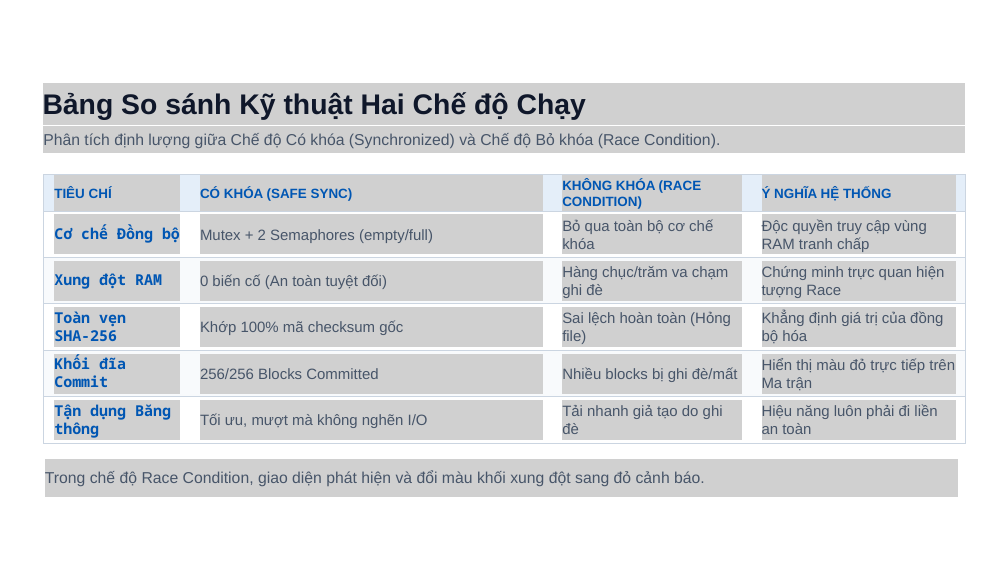
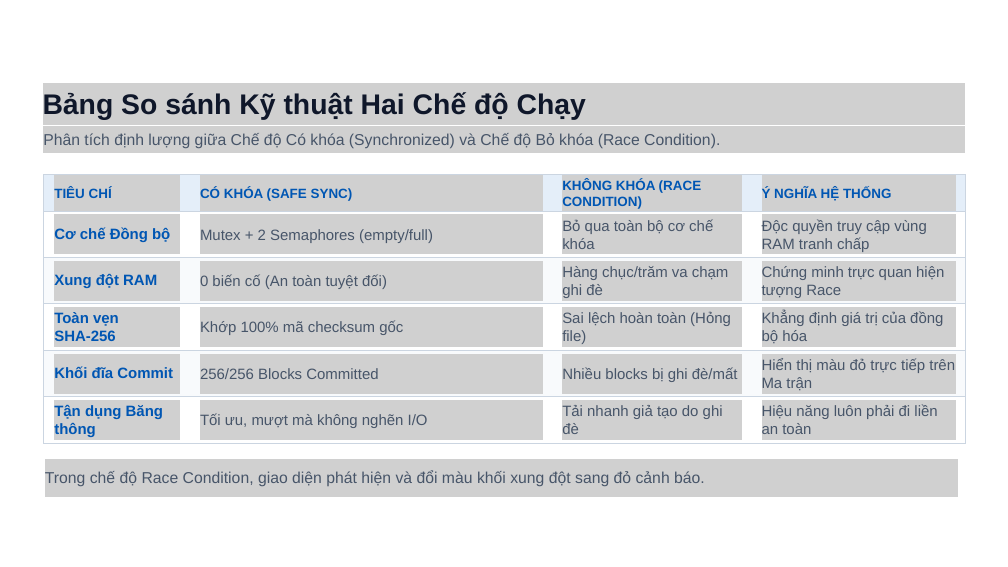
Before and after one commit to IT31072006/BaiTapLonV2, a slide deck: slide 8 of Bao_Cao_Thuyet_Trinh_LTHT_BaiTapLonV2.pptx. Drawn at 1008x567 pixels with LibreOffice and Linux fonts; fonts in the diff are those of the drawing; grey boxes stand for pictures; background and template pictures are left out. Boxes give left, top, right and bottom in pixels: in the first picture for what was removed or moved away, otherwise in the second. Text is boxed around its words. In the diff, an @@ line names an element or a change of style, - is before the commit and + after.

Commit message:
fix(gui & slides): upgrade typography, font rendering, responsive layout and high-res diagrams

```diff
--- a/Bao_Cao_Thuyet_Trinh_LTHT_BaiTapLonV2.pptx
+++ b/Bao_Cao_Thuyet_Trinh_LTHT_BaiTapLonV2.pptx
@@ font Noto Sans Mono to Arial in 5 elements at [54,227,170,242], [54,274,157,288], [54,312,119,341], [54,366,173,378], [54,405,163,437] @@
```
Also in this commit, not shown: 1 other slide changed, 11 other files.
